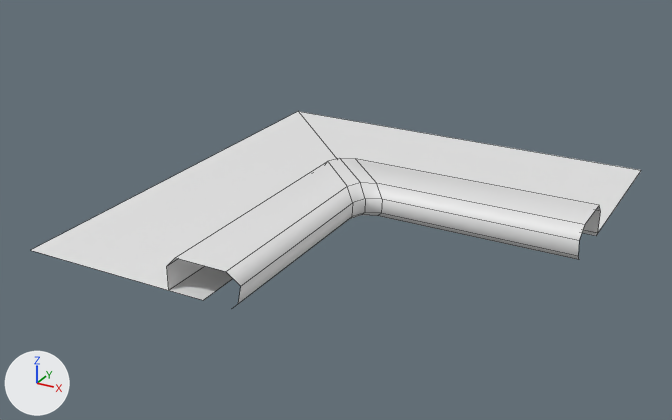
Renders of the FBX model Assets/Art/Meshes/sm_roof_03.fbx from each side of a commit.
Camera for both pictures: a 50 mm lens placed at (1.76, -3.48, 1.62), pointed at (-0.1, -0.1, -0.08). The lights are fixed; the arrows at lower left show +X, +Y and +Z. Mesh edges are drawn as thin lines. Materials are left out; every surface is plain grey. Where no turn or scale is listed for an object, it has been applied to the vertices.

The scene before the commit, as lines of its bpy script (objects in view):
```python
me_mesh = bpy.data.meshes.new('Mesh')
me_mesh.from_pydata(...)  # 41 vertices, 26 faces; spans x -1.0..1.0, y -1.07..1.07, z -0.07..0.07
me_mesh.materials.append(mat_lambert5)
ob_sm_roof_03 = bpy.data.objects.new('sm_roof_03', me_mesh)
ob_sm_roof_03.location = (0.0, 0.0, 0.0)
```
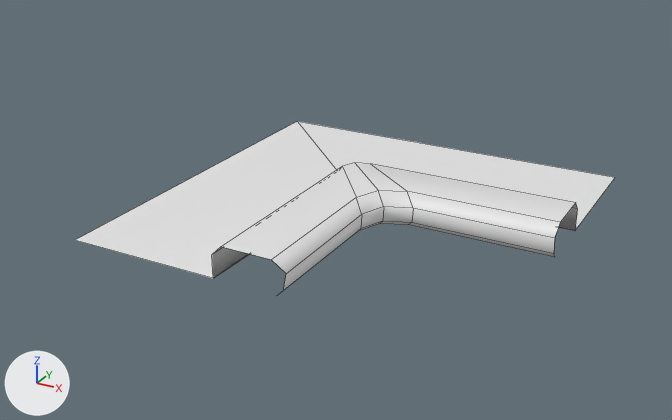
What changed in the scene script:
```text
Change me_mesh:
    used by ob_sm_roof_03; location = (0.0, 0.0, 0.0)
    remove me_mesh.from_pydata(...)  # 41 vertices, 26 faces; spans x -1.0..1.0, y -1.07..1.07, z -0.07..0.07
    add me_mesh.from_pydata(...)  # 39 vertices, 26 faces; spans x -0.91..0.91, y -0.91..0.91, z -0.07..0.07
    me_mesh part 1: the loose piece of 35 vertices spanning x -0.29..1.0, y -1.07..0.22, z -0.07..0.07 is rebuilt with 39 vertices and now spans x -0.91..0.91, y -0.91..0.91, z -0.07..0.07
```

Boxes [x1, y1, x2, y2] around the edits, measured in the pictures (672 x 420 px):
'sm_roof_03', reshaped (12% narrower, 11% shorter): before [31, 112, 641, 307]; after [76, 121, 615, 294]
part 1 of me_mesh, rebuilt (24% wider, 16% taller): before [167, 158, 601, 307]; after [76, 121, 615, 294]
